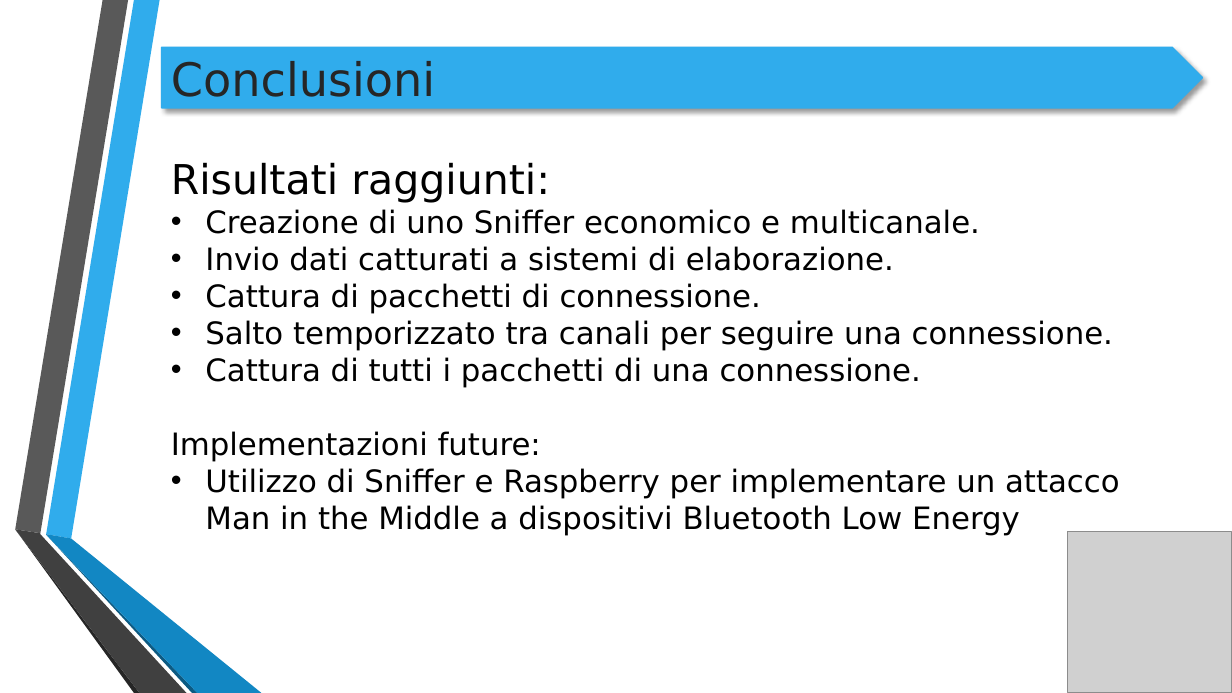
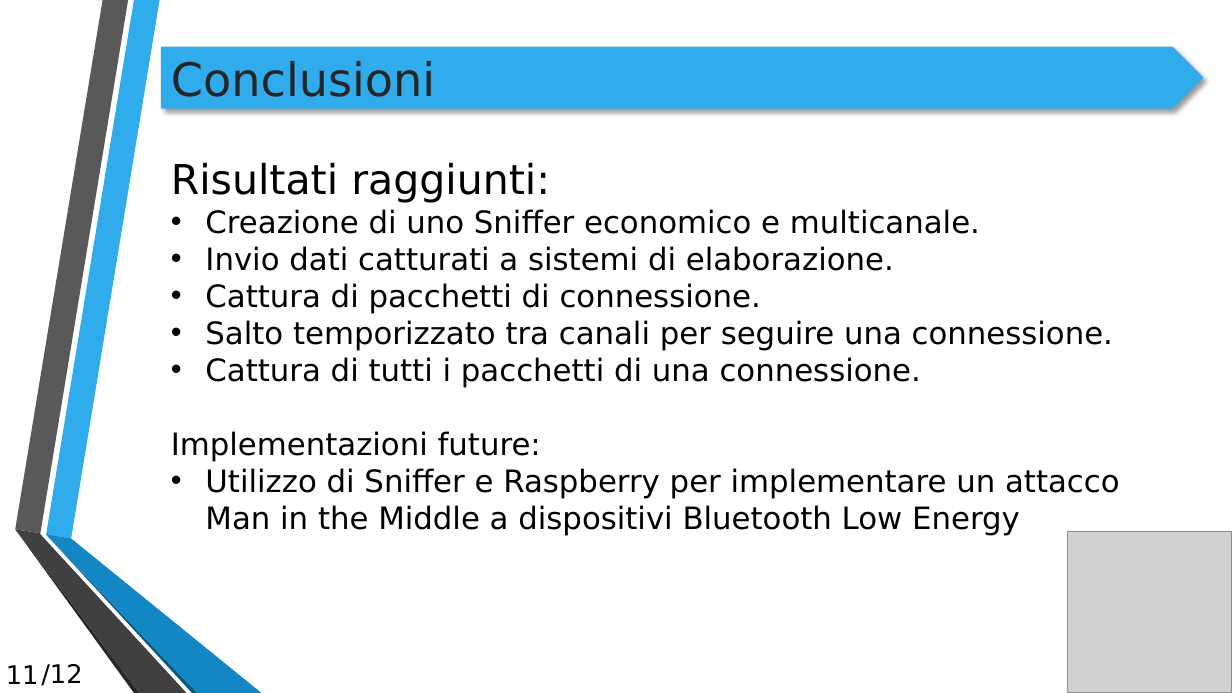
Before and after one commit to Slv3r/tesi-laurea, a slide deck: slide 11 of Presentazione/Presentazione Tesi.pptx. Drawn at 1232x693 pixels with LibreOffice and Linux fonts; fonts in the diff are those of the drawing; grey boxes stand for pictures; background and template pictures are left out. Boxes give left, top, right and bottom in pixels: in the first picture for what was removed or moved away, otherwise in the second. Text is boxed around its words. In the diff, an @@ line names an element or a change of style, - is before the commit and + after.

```diff
--- a/Presentazione/Presentazione Tesi.pptx
+++ b/Presentazione/Presentazione Tesi.pptx
@@ page number added at [6,665,39,684], 20 pt, text #000000 @@
+11
@@ text added at [41,664,82,686], 20 pt, text #000000 @@
+/12
```
Also in this commit, not shown: 11 other slides changed, 1 slide added, 4 other files.
